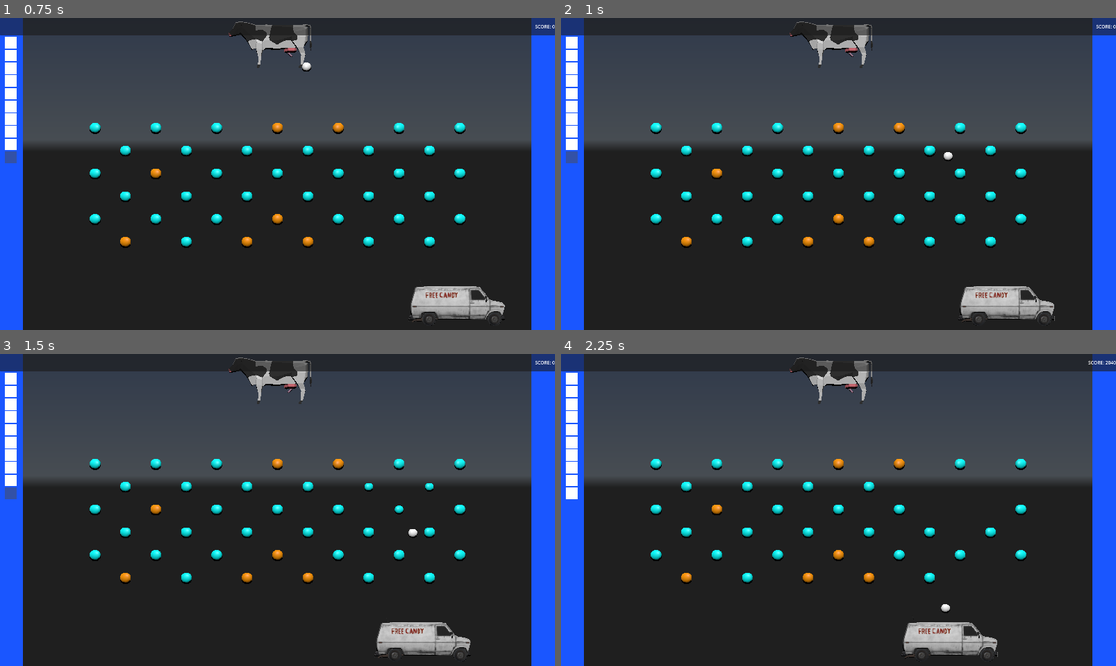
Above: before the commit, frames 1-4 (two rows, left to right).
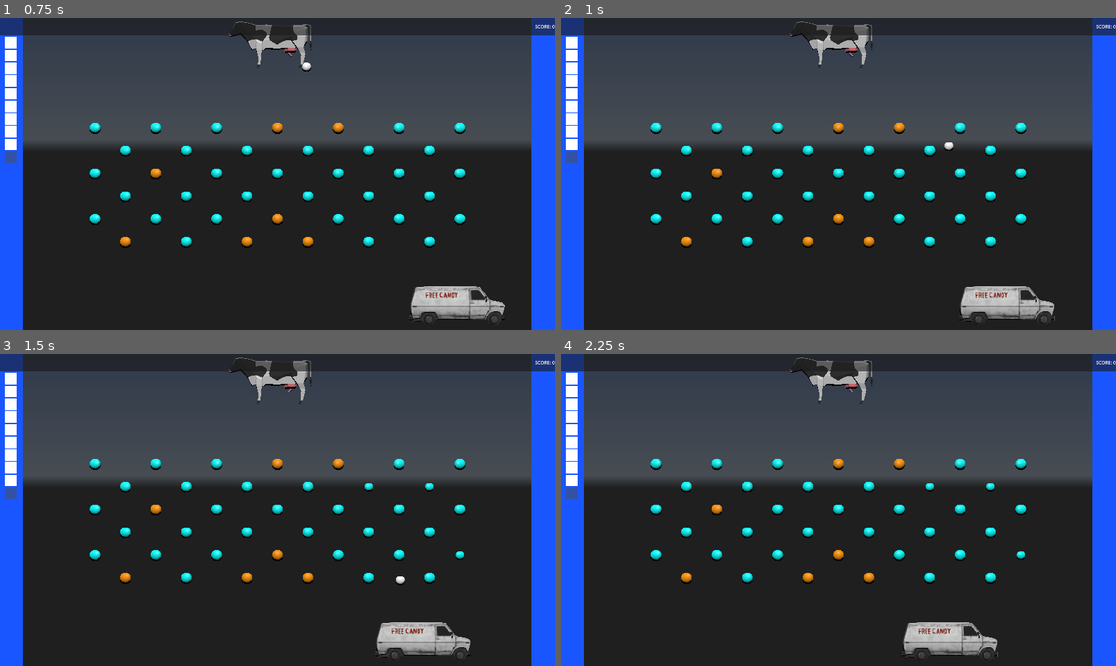
Above: after the commit, the same moments.

Repository: Temia116/Milke-2--Into-the-third-dimension
Game: Godot game, scene res://scenes/node_3d.tscn
Two runs of this game, one before a commit and one after it. Both use one fixed random seed, a clock stepped at 60 frames per second and the inputs below. A sky picture missing from this copy of the repository is replaced by a grey-blue gradient. Video files are missing from this copy of the repository; at most half a second of black plays in their place.
Inputs (mouse positions are in pixels of both pictures, inside the frame that each line leads up to):
- Up to frame 1 (0.75 s): move the mouse to (399, 158) at 0.52 s; click (399, 158) at 0.67 s
- Up to frame 2 (1 s): no input
- Up to frame 3 (1.5 s): move the mouse to (166, 525) at 1.27 s; click (166, 525) at 1.42 s
- Up to frame 4 (2.25 s): move the mouse to (894, 441) at 2.02 s; click (894, 441) at 2.17 s

Frame 1 is identical in both runs. In frame 2, less than 0.1% of the frame differs, in the area x 65-71%, y 39-46%; in frame 3, 0.1%; in frame 4, 0.4%, in the area x 0-100%, y 2-84%.

Commit message:
Update Van and WhiteBall scenes and van script

Diff:
--- a/Van.tscn
+++ b/Van.tscn
@@ -4,10 +4,10 @@
 [ext_resource type="PackedScene" uid="uid://cb26eyw8l6u1" path="res://Assets/van_1.glb" id="1_jo2y7"]
 
 [sub_resource type="BoxShape3D" id="BoxShape3D_8x73d"]
-size = Vector3(2.7667236, 2.6766663, 6.2728424)
+size = Vector3(0.20758057, 2.6766663, 6.2728424)
 
 [sub_resource type="BoxShape3D" id="BoxShape3D_ovdim"]
-size = Vector3(1, 0.7058716, 1.0124397)
+size = Vector3(2.7969666, 2.7726593, 4.954831)
 
 [node name="StaticBody3D" type="StaticBody3D" unique_id=1202237873]
 script = ExtResource("1_8x73d")
@@ -15,12 +15,28 @@
 [node name="van_1" parent="." unique_id=698046228 instance=ExtResource("1_jo2y7")]
 
 [node name="CollisionShape3D" type="CollisionShape3D" parent="." unique_id=419834307]
-transform = Transform3D(1, 0, 0, 0, 1, 0, 0, 0, 1, 0.012268066, 1.3246071, -0.0835495)
+transform = Transform3D(1, 0, 0, 0, 1, 0, 0, 0, 1, -1.2673035, 1.3246071, -0.0835495)
+shape = SubResource("BoxShape3D_8x73d")
+
+[node name="CollisionShape3D2" type="CollisionShape3D" parent="." unique_id=552120825]
+transform = Transform3D(1, 0, 0, 0, 1, 0, 0, 0, 1, 1.1598225, 1.3246071, -0.0835495)
+shape = SubResource("BoxShape3D_8x73d")
+
+[node name="CollisionShape3D4" type="CollisionShape3D" parent="." unique_id=183403224]
+transform = Transform3D(-4.371139e-08, 0, -1, 0, 1, 0, 1, 0, -4.371139e-08, 0.1572833, 1.3246071, 2.5607023)
+shape = SubResource("BoxShape3D_8x73d")
+
+[node name="CollisionShape3D5" type="CollisionShape3D" parent="." unique_id=1057331392]
+transform = Transform3D(-4.371139e-08, 0, -1, 0, 1, 0, 1, 0, -4.371139e-08, 0.1572833, 1.3246071, -2.892706)
+shape = SubResource("BoxShape3D_8x73d")
+
+[node name="CollisionShape3D3" type="CollisionShape3D" parent="." unique_id=834632092]
+transform = Transform3D(-4.371139e-08, 1, 0, -1, -4.371139e-08, 0, 0, 0, 1, 0.05089295, 0.41811824, -0.0835495)
 shape = SubResource("BoxShape3D_8x73d")
 
 [node name="CatchZone" type="Area3D" parent="." unique_id=1405261556]
-transform = Transform3D(0.99978, -0.020494273, 0.0044673057, 0.020645948, 0.9990995, -0.037067406, -0.0037036361, 0.03715148, 0.99930274, 0, 2.8774858, 0)
+transform = Transform3D(1, 0, 0, 0, 1, 0, 0, 0, 0.99999994, 0, 2.1198068, 0)
 
 [node name="CollisionShape3D" type="CollisionShape3D" parent="CatchZone" unique_id=1416786782]
-transform = Transform3D(1, 0, 0, 0, 1, 0, 0, 0, 1, 0, -0.14706421, -0.5155661)
+transform = Transform3D(1, 0, 0, 0, 1, 0, 0, 0, 1, -0.047674656, -1.3610008, 0.07553954)
 shape = SubResource("BoxShape3D_ovdim")
--- a/WhiteBall.tscn
+++ b/WhiteBall.tscn
@@ -52,6 +52,7 @@
 transform = Transform3D(1.25, 0, 0, 0, 1.25, 0, 0, 0, 1.25, 0, 0, 0)
 physics_material_override = SubResource("PhysicsMaterial_bouncing_ball")
 gravity_scale = 0.8
+continuous_cd = true
 contact_monitor = true
 max_contacts_reported = 4
 script = ExtResource("1_vdapn")
--- a/van.gd
+++ b/van.gd
@@ -24,6 +24,6 @@
 			if is_instance_valid(peg):
 				peg.on_ball_exited()
 		GameManager.on_ball_caught()
-		await get_tree().create_timer(0.5).timeout
+		#await get_tree().create_timer(0.5).timeout
 		if is_instance_valid(body):
 			body.queue_free()
